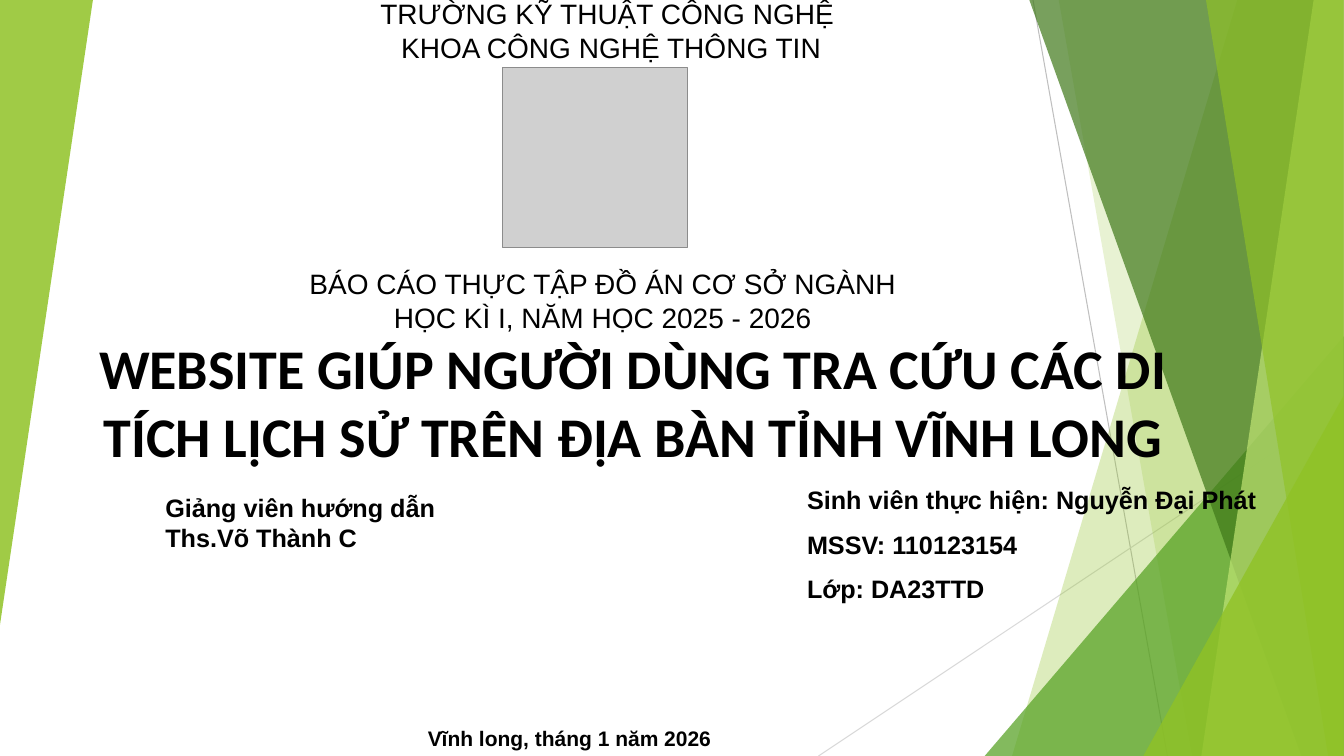
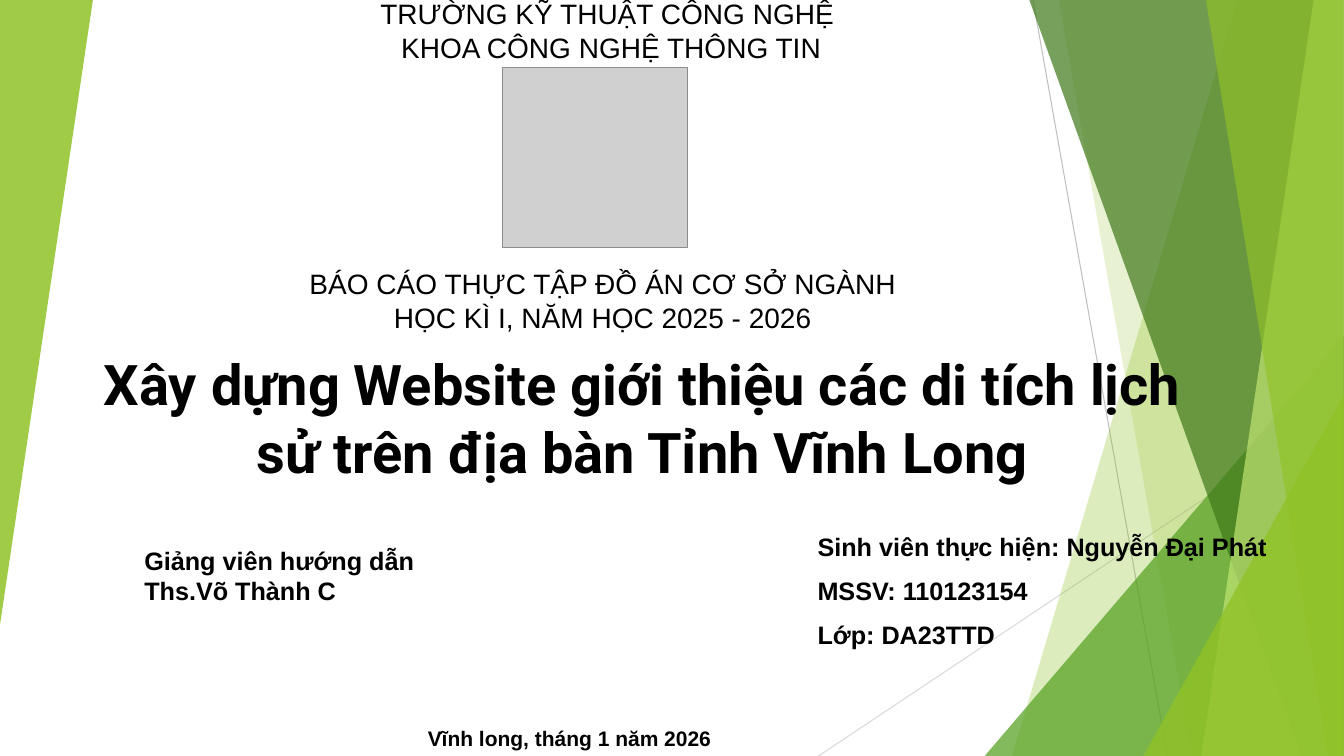
Before and after one commit to NGUYENDAIPHAT/csn-da23ttd-nguyendaiphat-phatkon, a slide deck: slide 1 of DECUONG/WEBSITE GIÚP NGƯỜI DÙNG TRA CỨU CÁC DI.pptx. Drawn at 1344x756 pixels with LibreOffice and Linux fonts; fonts in the diff are those of the drawing; grey boxes stand for pictures. Boxes give left, top, right and bottom in pixels: in the first picture for what was removed or moved away, otherwise in the second. Text is boxed around its words. In the diff, an @@ line names an element or a change of style, - is before the commit and + after.

```diff
--- a/DECUONG/WEBSITE GIÚP NGƯỜI DÙNG TRA CỨU CÁC DI.pptx
+++ b/DECUONG/WEBSITE GIÚP NGƯỜI DÙNG TRA CỨU CÁC DI.pptx
@@ title at (104, 354, 1180, 485): text changed; font Calibri to Roboto @@
-WEBSITE GIÚP NGƯỜI DÙNG TRA CỨU CÁC DI TÍCH LỊCH SỬ TRÊN ĐỊA BÀN TỈNH VĨNH LONG
+Xây dựng Website giới thiệu các di tích lịch sử trên địa bàn Tỉnh Vĩnh Long
@@ subtitle "Sinh viên thực hiện: Nguyễn ...": place and size @@
-subtitle "Sinh viên thực hiện: Nguyễn ..." at (807, 489, 1257, 603)
+subtitle "Sinh viên thực hiện: Nguyễn ..." at (818, 536, 1267, 650)
@@ text "Giảng viên hướng dẫn": place and size @@
-text "Giảng viên hướng dẫn" at (165, 497, 435, 548)
+text "Giảng viên hướng dẫn" at (144, 549, 414, 601)
```
Also in this commit, not shown: 3 other files.
